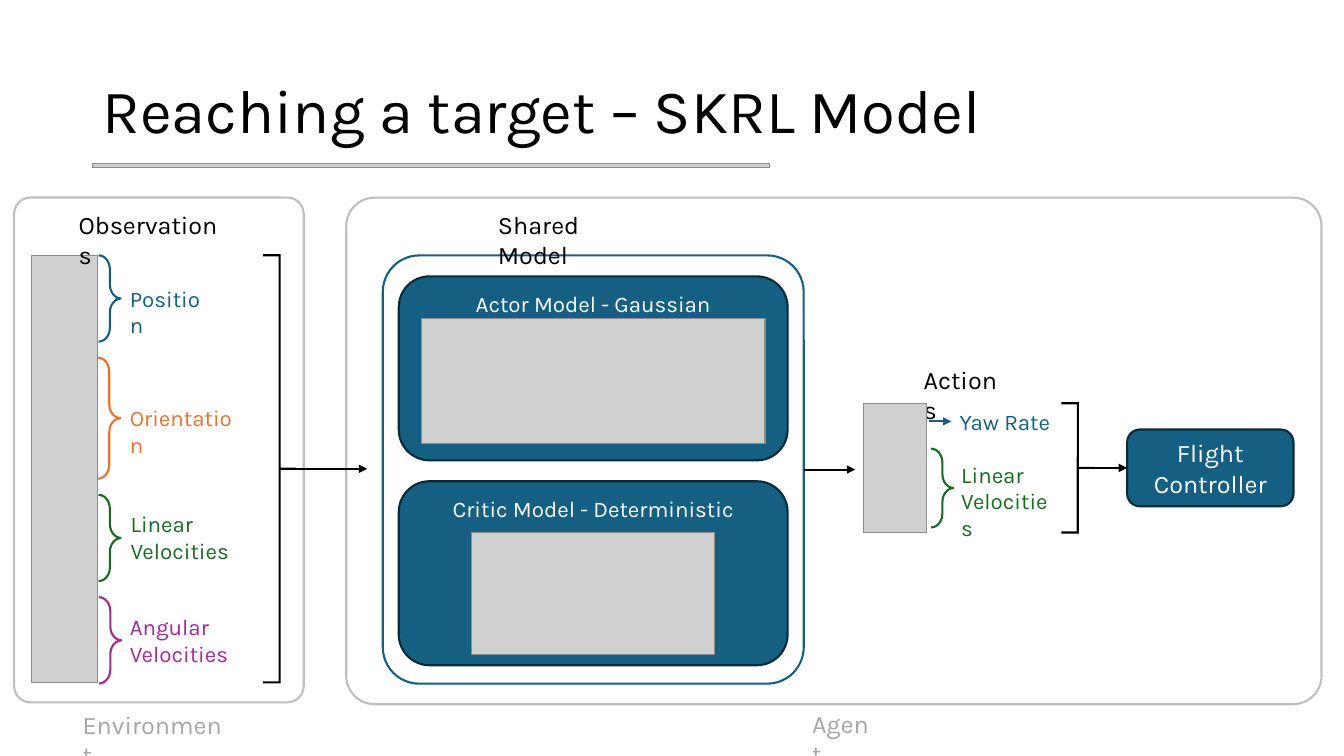
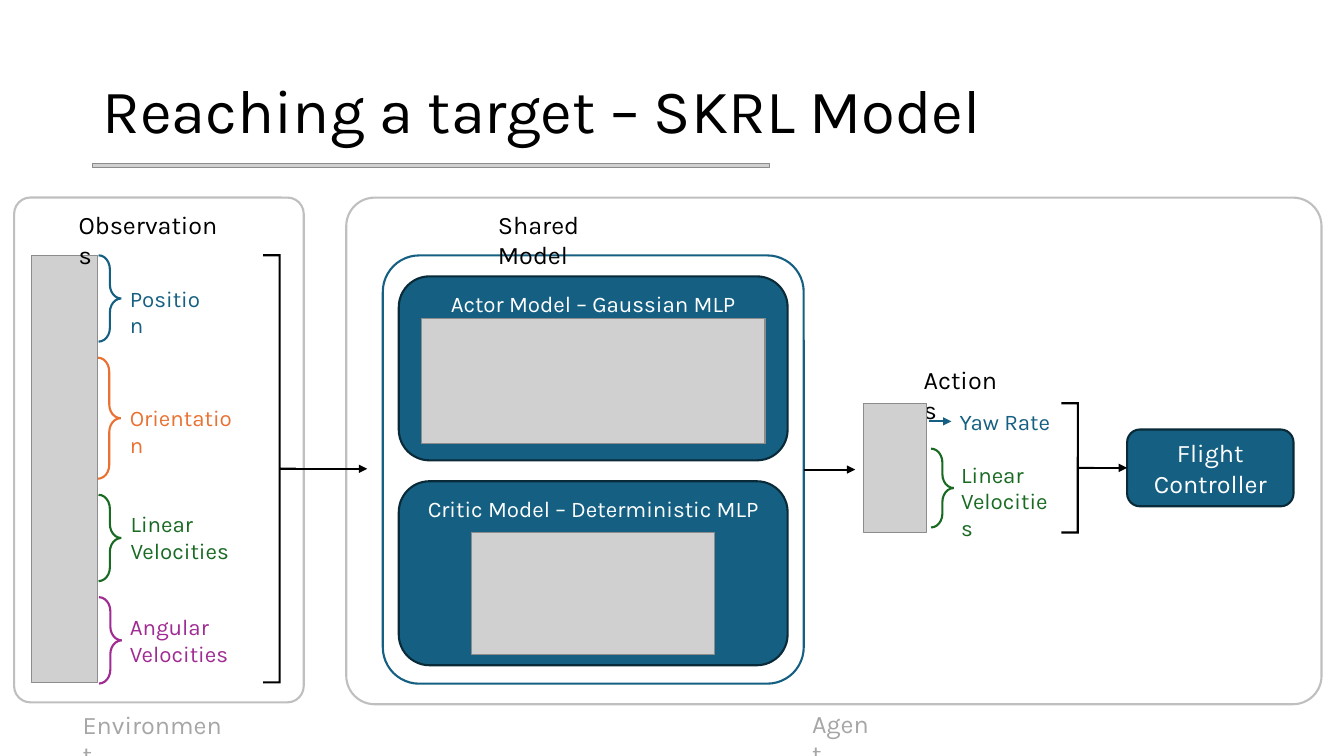
Before and after one commit to mettz/cps-project, a slide deck: slide 8 of Slides.pptx. Drawn at 1344x756 pixels with LibreOffice and Linux fonts; fonts in the diff are those of the drawing; grey boxes stand for pictures. Boxes give left, top, right and bottom in pixels: in the first picture for what was removed or moved away, otherwise in the second. Text is boxed around its words. In the diff, an @@ line names an element or a change of style, - is before the commit and + after.

Commit message:
added more slides

```diff
--- a/Slides.pptx
+++ b/Slides.pptx
@@ text in rounded rectangle at (451,296,736,319): text changed @@
-Actor Model - Gaussian
+Actor Model – Gaussian MLP
@@ text in rounded rectangle at (428,501,759,518): text changed @@
-Critic Model - Deterministic
+Critic Model – Deterministic MLP
```
Also in this commit, not shown: 6 slides added.
